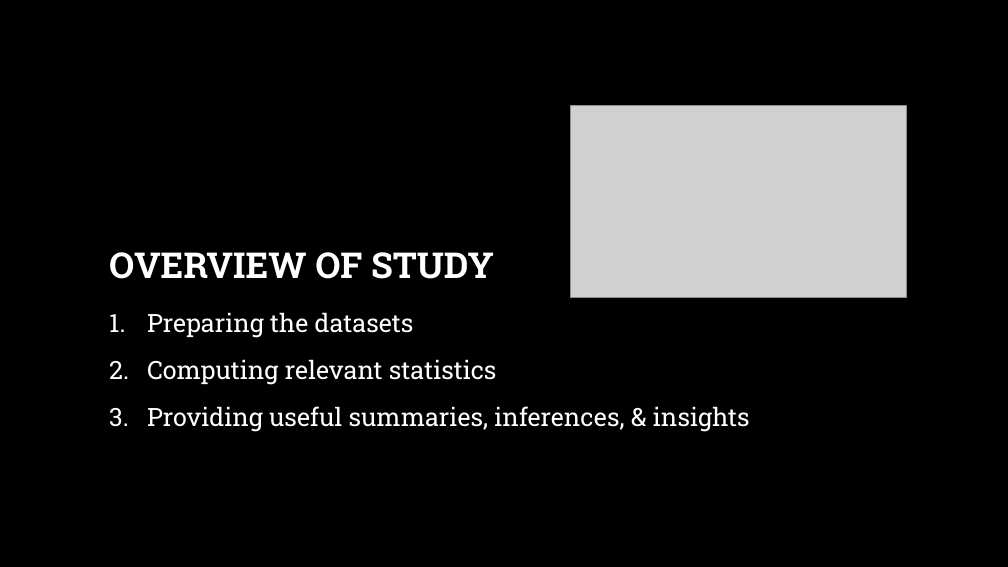
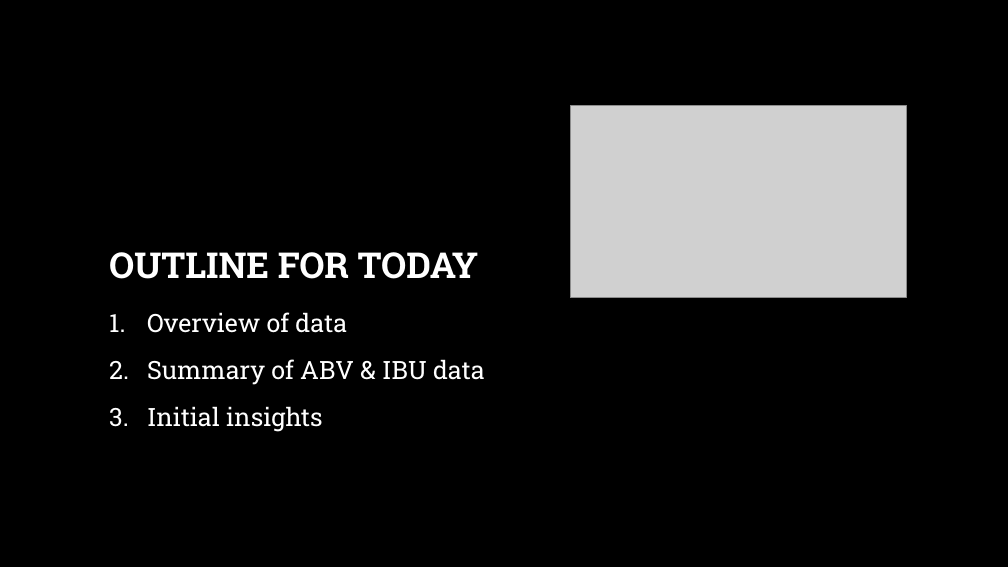
Before and after one commit to IndyD/MSDS-6306-case-study-1, a slide deck: slide 2 of Case Study – Budweiser Brewery Insights.pptx. Drawn at 1008x567 pixels with LibreOffice and Linux fonts; fonts in the diff are those of the drawing; grey boxes stand for pictures; background and template pictures are left out. Boxes give left, top, right and bottom in pixels: in the first picture for what was removed or moved away, otherwise in the second. Text is boxed around its words. In the diff, an @@ line names an element or a change of style, - is before the commit and + after.

Commit message:
Slide deck
Added slide deck

```diff
--- a/Case Study – Budweiser Brewery Insights.pptx
+++ b/Case Study – Budweiser Brewery Insights.pptx
@@ title at (109,252,478,279): text changed @@
-OVERVIEW OF STUDY
+OUTLINE FOR TODAY
@@ text at (147,312,485,427): text changed @@
-1. Preparing the datasets
-2. Computing relevant statistics
-3. Providing useful summaries, inferences, & insights
+1. Overview of data
+2. Summary of ABV & IBU data
+3. Initial insights
```
Also in this commit, not shown: 4 other slides changed, 5 slides added, 1 slide removed.
